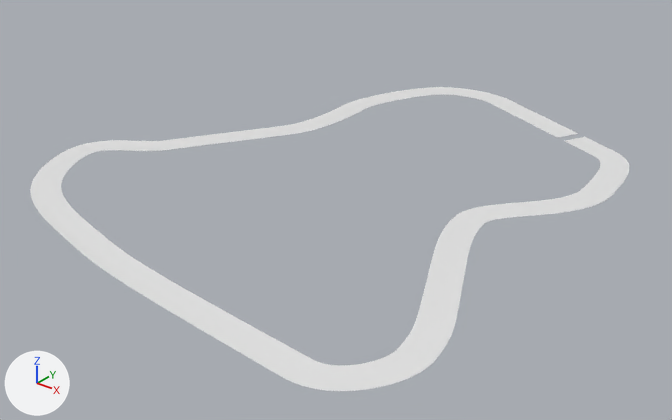
The Blender file assets/course/barn/barn_course.blend: old version first, new version second.
Both versions are drawn from a 50 mm camera at (159.0, -264.0, 182.0) aimed at (-89.0, 46.0, -10.0). The lights are fixed; the arrows at lower left show +X, +Y and +Z.

Before the edit, the objects in view are built like this:
```python
me_plane = bpy.data.meshes.new('Plane')
me_plane.from_pydata(...)  # 24 vertices, 15 faces; spans x -1.0..1.0, y -1.0..1.0, z -0.01..0.0
me_plane.materials.append(mat_road)  # white #e7e7e7
ob_plane_col = bpy.data.objects.new('Plane_col', me_plane)
ob_plane_col.location = (266.1, 0.0, 0.0)
ob_plane_col.scale = (7.0, 7.0, 7.0)
_m = ob_plane_col.modifiers.new('Array', 'ARRAY')
_m.count = 62
_m.use_merge_vertices = True
_m = ob_plane_col.modifiers.new('Curve', 'CURVE')
_m.object = ob_beziercurve
```
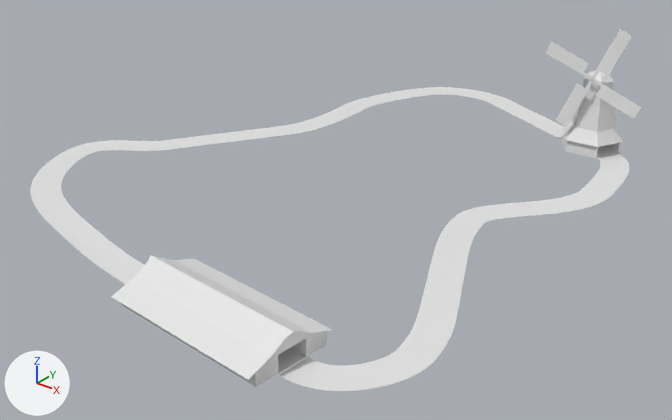
Pixel boxes [x1, y1, x2, y2] of what changed, in the pictures (672 x 420 px):
```json
{"object": "Cube", "change": "added", "after": [111, 255, 332, 387]}
{"object": "Circle", "change": "added", "after": [561, 70, 623, 158]}
{"object": "Circle.001", "change": "added", "after": [546, 29, 641, 127]}
{"part": 1, "of": "me_plane", "change": "added", "after": [30, 87, 629, 391]}
```

Scene script edits in JSON lines:
```json
{"block": "me_plane", "where": "# used by ob_plane_col; location = (266.1, 0.0, 0.0); scale = (7.0, 7.0, 7.0)"}
{"op": "remove", "block": "me_plane", "code": "me_plane.from_pydata(...)  # 24 vertices, 15 faces; spans x -1.0..1.0, y -1.0..1.0, z -0.01..0.0"}
{"op": "add", "block": "me_plane", "code": "me_plane.from_pydata(...)  # 1140 vertices, 849 faces; spans x -70.71..-34.72, y -11.32..30.58, z -0.01..0.0"}
{"block": "me_plane", "change": "me_plane part 1: 1140 vertices added at x -70.71..-34.72, y -11.32..30.58, z -0.01..0.0"}
{"op": "add", "block": "me_circle_002", "code": ["me_circle_002 = bpy.data.meshes.new('Circle.002')", "me_circle_002.from_pydata(...)  # 24 vertices, 10 faces; spans x -27.6..27.6, y -5.1..-4.7, z -27.6..27.6"]}
{"op": "add", "block": "me_circle_001", "code": ["me_circle_001 = bpy.data.meshes.new('Circle.001')", "me_circle_001.from_pydata(...)  # 60 vertices, 55 faces; spans x -31.6..1.4, y -7.3..22.7, z 0.0..40.8"]}
{"op": "add", "block": "me_cube", "code": ["me_cube = bpy.data.meshes.new('Cube')", "me_cube.from_pydata(...)  # 30 vertices, 34 faces; spans x -38.5..38.5, y -23.4..23.4, z 0.0..16.2"]}
{"op": "remove", "block": "ob_plane_col", "code": "_m = ob_plane_col.modifiers.new('Array', 'ARRAY')"}
{"op": "remove", "block": "ob_plane_col", "code": "_m.count = 62"}
{"op": "remove", "block": "ob_plane_col", "code": "_m.use_merge_vertices = True"}
{"op": "remove", "block": "ob_plane_col", "code": "_m = ob_plane_col.modifiers.new('Curve', 'CURVE')"}
{"op": "remove", "block": "ob_plane_col", "code": "_m.object = ob_beziercurve"}
{"op": "add", "block": "ob_circle_001", "code": ["ob_circle_001 = bpy.data.objects.new('Circle.001', me_circle_002)", "ob_circle_001.location = (-19.1, 165.9, 38.4)", "ob_circle_001.rotation_euler = (-2.749, 1.176, -8.966)  # degrees (-158, 67, 206)"]}
{"op": "add", "block": "ob_circle", "code": ["ob_circle = bpy.data.objects.new('Circle', me_circle_001)", "ob_circle.location = (-4.5, 163.6, -0.1)"]}
{"op": "add", "block": "ob_cube", "code": ["ob_cube = bpy.data.objects.new('Cube', me_cube)", "ob_cube.location = (-50.1, -69.1, -0.1)", "ob_cube.rotation_euler = (0.0, 0.0, -0.0745)  # degrees (0, 0, -4.3)", "ob_cube.scale = (0.997, 0.841, 0.841)"]}
```
